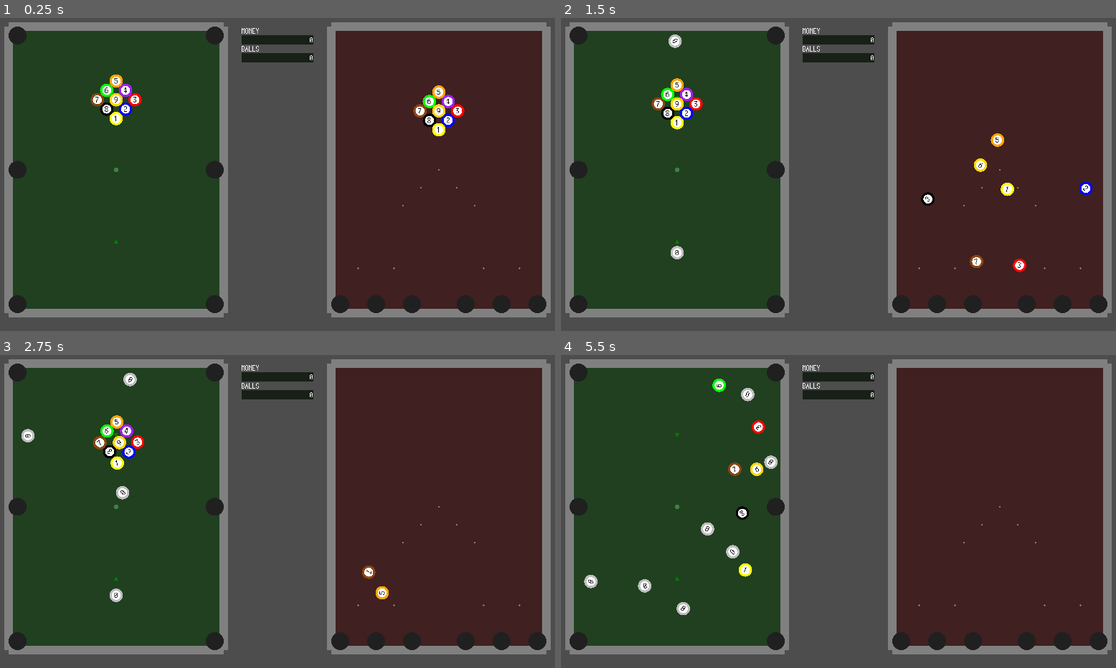
Above: before the commit, frames 1-4 (two rows, left to right).
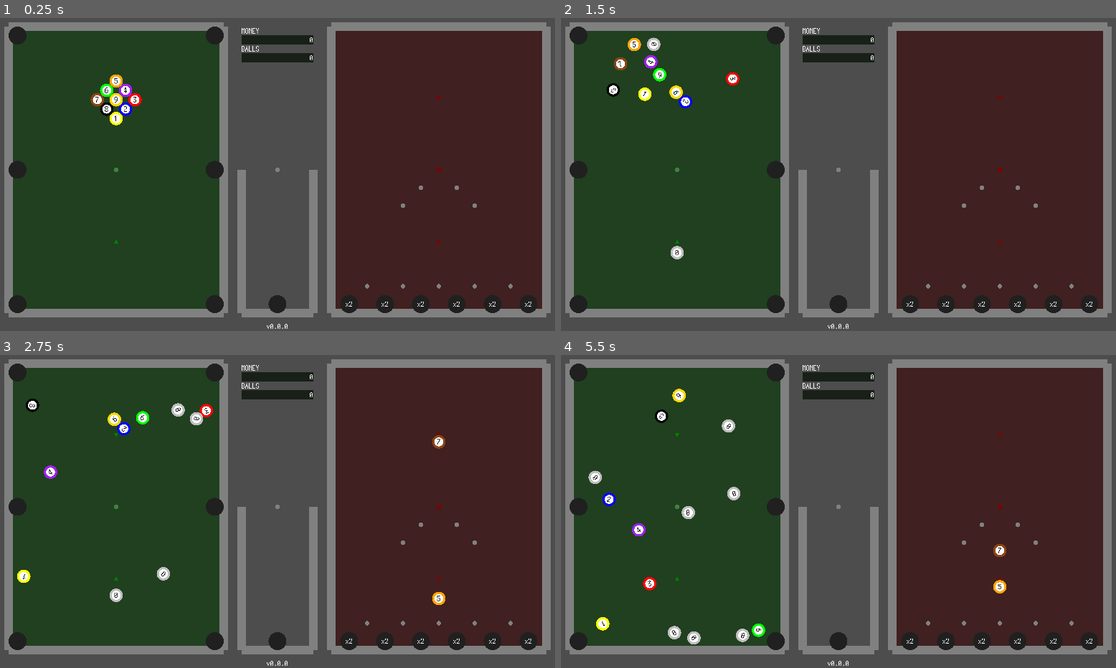
Above: after the commit, the same moments.

Repository: kamikoloss/gamball
Game: Godot game, scene res://scenes/main.tscn
Same seed, same stepped clock (60 frames per second), same inputs: the game is played once before the commit and once after it.
Inputs:
- Up to frame 1 (0.25 s): no input
- Up to frame 2 (1.5 s): tap Enter at 0.5, 0.6 s; tap Space at 0.77, 0.8, 1.07, 1.35 s
- Up to frame 3 (2.75 s): tap Space at 1.52, 1.82, 2.3 s; tap Enter at 1.55, 2.1 s
- Up to frame 4 (5.5 s): tap Enter at 2.85, 4.35, 5.1 s; tap Space at 3.02, 3.32, 3.6, 3.77, 4.07, 4.52, 4.82, 5.3 s

The runs differ from the first frame. In frame 1, 3.8% of the frame differs, in the area x 42-99%, y 21-100%; in frame 2, 5.1%; in frame 3, 5.1%; in frame 4, 5.4%, in the area x 4-99%, y 7-100%.

Commit message:
Billiards の穴に落ちた Ball を Pachinko に出現させるようにした

Diff:
--- a/project.godot
+++ b/project.godot
@@ -23,7 +23,7 @@
 
 [global_group]
 
-pocket=""
+hole=""
 
 [rendering]
 
--- a/scenes/ball.tscn
+++ b/scenes/ball.tscn
@@ -12,10 +12,9 @@
 
 [sub_resource type="CircleShape2D" id="CircleShape2D_awq4m"]
 
-[node name="Ball" type="RigidBody2D" node_paths=PackedStringArray("_area", "_texture_rect", "_label")]
+[node name="Ball" type="RigidBody2D" node_paths=PackedStringArray("_texture_rect", "_label")]
 physics_material_override = SubResource("PhysicsMaterial_nh6hv")
 script = ExtResource("1_q12tn")
-_area = NodePath("Area2D")
 _texture_rect = NodePath("TextureRect")
 _label = NodePath("Label")
 
--- a/scenes/pocket.tscn
+++ b/scenes/hole.tscn
@@ -1,13 +1,17 @@
-[gd_scene load_steps=4 format=3 uid="uid://d0im3e50587p1"]
+[gd_scene load_steps=6 format=3 uid="uid://d0im3e50587p1"]
 
 [ext_resource type="Texture2D" uid="uid://68w2c4eh23er" path="res://images/base_circle.png" id="1_3kxer"]
+[ext_resource type="Script" path="res://scripts/hole.gd" id="1_226au"]
+[ext_resource type="FontFile" uid="uid://cddqcb7np26y8" path="res://themes/PixelMplus12-Regular.ttf" id="3_l76vn"]
 
 [sub_resource type="CircleShape2D" id="CircleShape2D_i0j7q"]
 
 [sub_resource type="CircleShape2D" id="CircleShape2D_okw7p"]
 
-[node name="Pocket" type="Area2D" groups=["pocket"]]
+[node name="Hole" type="Area2D" node_paths=PackedStringArray("_label") groups=["hole"]]
 scale = Vector2(2, 2)
+script = ExtResource("1_226au")
+_label = NodePath("Label")
 
 [node name="TextureRect" type="TextureRect" parent="."]
 self_modulate = Color(0.12549, 0.12549, 0.12549, 1)
@@ -25,6 +29,19 @@
 texture = ExtResource("1_3kxer")
 expand_mode = 1
 
+[node name="Label" type="Label" parent="."]
+offset_left = -40.0
+offset_top = -40.0
+offset_right = 40.0
+offset_bottom = 40.0
+scale = Vector2(0.125, 0.125)
+pivot_offset = Vector2(40, 40)
+theme_override_fonts/font = ExtResource("3_l76vn")
+theme_override_font_sizes/font_size = 64
+text = "x2"
+horizontal_alignment = 1
+vertical_alignment = 1
+
 [node name="CollisionShape2D" type="CollisionShape2D" parent="."]
 shape = SubResource("CircleShape2D_i0j7q")
 
--- a/scenes/main.tscn
+++ b/scenes/main.tscn
@@ -6,24 +6,27 @@
 [ext_resource type="Texture2D" uid="uid://dt3h4qyqg6tp6" path="res://images/base_triangle.png" id="2_k3p6f"]
 [ext_resource type="Texture2D" uid="uid://68w2c4eh23er" path="res://images/base_circle.png" id="2_svx0d"]
 [ext_resource type="PackedScene" uid="uid://0yg37qutkxad" path="res://scenes/ball.tscn" id="4_ldgjm"]
-[ext_resource type="PackedScene" uid="uid://d0im3e50587p1" path="res://scenes/pocket.tscn" id="6_wvfqf"]
+[ext_resource type="PackedScene" uid="uid://d0im3e50587p1" path="res://scenes/hole.tscn" id="6_wvfqf"]
 [ext_resource type="FontFile" uid="uid://cddqcb7np26y8" path="res://themes/PixelMplus12-Regular.ttf" id="7_yeeqd"]
+[ext_resource type="Script" path="res://scripts/pachinko.gd" id="8_sipkv"]
 [ext_resource type="PackedScene" uid="uid://dli5r028n6byb" path="res://scenes/nail.tscn" id="8_ywild"]
 
 [sub_resource type="RectangleShape2D" id="RectangleShape2D_uhuas"]
 
 [sub_resource type="RectangleShape2D" id="RectangleShape2D_fi0lo"]
 
-[node name="Main" type="Node" node_paths=PackedStringArray("_money_label", "_balls_label")]
+[node name="Main" type="Node" node_paths=PackedStringArray("_billiards", "_pachinko", "_balls", "_money_label", "_balls_label")]
 script = ExtResource("1_h2e4g")
+_ball_scene = ExtResource("4_ldgjm")
+_billiards = NodePath("Billiards")
+_pachinko = NodePath("Pachinko")
+_balls = NodePath("Balls")
 _money_label = NodePath("UI/Money")
 _balls_label = NodePath("UI/Balls")
 
-[node name="Billiards" type="Node2D" parent="." node_paths=PackedStringArray("_start_point", "_balls")]
+[node name="Billiards" type="Node2D" parent="." node_paths=PackedStringArray("_spawn_position")]
 script = ExtResource("2_5y3bg")
-_ball_scene = ExtResource("4_ldgjm")
-_start_point = NodePath("Points/TopPoint")
-_balls = NodePath("Balls")
+_spawn_position = NodePath("Points/BottomPoint")
 
 [node name="Board" type="Area2D" parent="Billiards"]
 position = Vector2(280, 360)
@@ -50,7 +53,8 @@
 [node name="Points" type="Node2D" parent="Billiards"]
 
 [node name="TopPoint" type="Node2D" parent="Billiards/Points"]
-position = Vector2(280, 520)
+position = Vector2(280, 200)
+rotation = -3.14159
 
 [node name="TextureRect" type="TextureRect" parent="Billiards/Points/TopPoint"]
 self_modulate = Color(0, 0.501961, 0, 1)
@@ -68,12 +72,11 @@
 texture = ExtResource("2_k3p6f")
 expand_mode = 1
 
-[node name="BottomPoint" type="Node2D" parent="Billiards/Points"]
-position = Vector2(280, 200)
-rotation = 3.14159
-
-[node name="TextureRect" type="TextureRect" parent="Billiards/Points/BottomPoint"]
-self_modulate = Color(0, 0.501961, 0, 1)
+[node name="CenterPoint" type="Node2D" parent="Billiards/Points"]
+position = Vector2(280, 360)
+
+[node name="TextureRect" type="TextureRect" parent="Billiards/Points/CenterPoint"]
+self_modulate = Color(0.25098, 0.501961, 0.25098, 1)
 anchors_preset = 8
 anchor_left = 0.5
 anchor_top = 0.5
@@ -85,14 +88,14 @@
 offset_bottom = 5.0
 grow_horizontal = 2
 grow_vertical = 2
-texture = ExtResource("2_k3p6f")
-expand_mode = 1
-
-[node name="CenterPoint" type="Node2D" parent="Billiards/Points"]
-position = Vector2(280, 360)
-
-[node name="TextureRect" type="TextureRect" parent="Billiards/Points/CenterPoint"]
-self_modulate = Color(0.25098, 0.501961, 0.25098, 1)
+texture = ExtResource("2_svx0d")
+expand_mode = 1
+
+[node name="BottomPoint" type="Node2D" parent="Billiards/Points"]
+position = Vector2(280, 520)
+
+[node name="TextureRect" type="TextureRect" parent="Billiards/Points/BottomPoint"]
+self_modulate = Color(0, 0.501961, 0, 1)
 anchors_preset = 8
 anchor_left = 0.5
 anchor_top = 0.5
@@ -104,7 +107,7 @@
 offset_bottom = 5.0
 grow_horizontal = 2
 grow_vertical = 2
-texture = ExtResource("2_svx0d")
+texture = ExtResource("2_k3p6f")
 expand_mode = 1
 
 [node name="Walls" type="Node2D" parent="Billiards"]
@@ -198,65 +201,37 @@
 [node name="CollisionShape2D" type="CollisionShape2D" parent="Billiards/Walls/Wall4"]
 shape = SubResource("RectangleShape2D_fi0lo")
 
-[node name="Pockets" type="Node2D" parent="Billiards"]
-
-[node name="Pocket" parent="Billiards/Pockets" instance=ExtResource("6_wvfqf")]
+[node name="Holes" type="Node2D" parent="Billiards"]
+
+[node name="Hole" parent="Billiards/Holes" instance=ExtResource("6_wvfqf")]
 position = Vector2(60, 60)
-
-[node name="Pocket2" parent="Billiards/Pockets" instance=ExtResource("6_wvfqf")]
+hole_type = 0
+
+[node name="Hole2" parent="Billiards/Holes" instance=ExtResource("6_wvfqf")]
 position = Vector2(60, 360)
-
-[node name="Pocket3" parent="Billiards/Pockets" instance=ExtResource("6_wvfqf")]
+hole_type = 0
+
+[node name="Hole3" parent="Billiards/Holes" instance=ExtResource("6_wvfqf")]
 position = Vector2(60, 660)
-
-[node name="Pocket4" parent="Billiards/Pockets" instance=ExtResource("6_wvfqf")]
+hole_type = 0
+
+[node name="Hole4" parent="Billiards/Holes" instance=ExtResource("6_wvfqf")]
 position = Vector2(500, 60)
-
-[node name="Pocket5" parent="Billiards/Pockets" instance=ExtResource("6_wvfqf")]
+hole_type = 0
+
+[node name="Hole5" parent="Billiards/Holes" instance=ExtResource("6_wvfqf")]
 position = Vector2(500, 360)
-
-[node name="Pocket6" parent="Billiards/Pockets" instance=ExtResource("6_wvfqf")]
+hole_type = 0
+
+[node name="Hole6" parent="Billiards/Holes" instance=ExtResource("6_wvfqf")]
 position = Vector2(500, 660)
-
-[node name="Balls" type="Node2D" parent="Billiards"]
-
-[node name="Ball" parent="Billiards/Balls" instance=ExtResource("4_ldgjm")]
-position = Vector2(280, 240)
-level = 1
-
-[node name="Ball2" parent="Billiards/Balls" instance=ExtResource("4_ldgjm")]
-position = Vector2(260, 220)
-level = 8
-
-[node name="Ball3" parent="Billiards/Balls" instance=ExtResource("4_ldgjm")]
-position = Vector2(300, 220)
-level = 2
-
-[node name="Ball4" parent="Billiards/Balls" instance=ExtResource("4_ldgjm")]
-position = Vector2(240, 200)
-level = 7
-
-[node name="Ball5" parent="Billiards/Balls" instance=ExtResource("4_ldgjm")]
-position = Vector2(280, 200)
-level = 9
-
-[node name="Ball6" parent="Billiards/Balls" instance=ExtResource("4_ldgjm")]
-position = Vector2(320, 200)
-level = 3
-
-[node name="Ball7" parent="Billiards/Balls" instance=ExtResource("4_ldgjm")]
-position = Vector2(260, 180)
-level = 6
-
-[node name="Ball8" parent="Billiards/Balls" instance=ExtResource("4_ldgjm")]
-position = Vector2(300, 180)
-level = 4
-
-[node name="Ball9" parent="Billiards/Balls" instance=ExtResource("4_ldgjm")]
-position = Vector2(280, 160)
-level = 5
-
-[node name="Pachinko" type="Node2D" parent="."]
+hole_type = 0
+
+[node name="Pachinko" type="Node2D" parent="." node_paths=PackedStringArray("_spawn_position", "_balls")]
+script = ExtResource("8_sipkv")
+_ball_scene = ExtResource("4_ldgjm")
+_spawn_position = NodePath("Points/TopPoint")
+_balls = NodePath("../Balls")
 
 [node name="Board" type="Area2D" parent="Pachinko"]
 position = Vector2(280, 360)
@@ -279,6 +254,66 @@
 shape = SubResource("RectangleShape2D_uhuas")
 debug_color = Color(0, 0, 0, 0)
 
+[node name="Points" type="Node2D" parent="Pachinko"]
+
+[node name="TopPoint" type="Node2D" parent="Pachinko/Points"]
+position = Vector2(1000, 200)
+rotation = 3.14159
+
+[node name="TextureRect" type="TextureRect" parent="Pachinko/Points/TopPoint"]
+self_modulate = Color(0.501961, 0, 0, 1)
+anchors_preset = 8
+anchor_left = 0.5
+anchor_top = 0.5
+anchor_right = 0.5
+anchor_bottom = 0.5
+offset_left = -5.0
+offset_top = -5.0
+offset_right = 5.0
+offset_bottom = 5.0
+grow_horizontal = 2
+grow_vertical = 2
+texture = ExtResource("2_k3p6f")
+expand_mode = 1
+
+[node name="CenterPoint" type="Node2D" parent="Pachinko/Points"]
+position = Vector2(1000, 360)
+
+[node name="TextureRect" type="TextureRect" parent="Pachinko/Points/CenterPoint"]
+self_modulate = Color(0.501961, 0, 0, 1)
+anchors_preset = 8
+anchor_left = 0.5
+anchor_top = 0.5
+anchor_right = 0.5
+anchor_bottom = 0.5
+offset_left = -5.0
+offset_top = -5.0
+offset_right = 5.0
+offset_bottom = 5.0
+grow_horizontal = 2
+grow_vertical = 2
+texture = ExtResource("2_svx0d")
+expand_mode = 1
+
+[node name="BottomPoint" type="Node2D" parent="Pachinko/Points"]
+position = Vector2(1000, 520)
+
+[node name="TextureRect" type="TextureRect" parent="Pachinko/Points/BottomPoint"]
+self_modulate = Color(0.501961, 0, 0, 1)
+anchors_preset = 8
+anchor_left = 0.5
+anchor_top = 0.5
+anchor_right = 0.5
+anchor_bottom = 0.5
+offset_left = -5.0
+offset_top = -5.0
+offset_right = 5.0
+offset_bottom = 5.0
+grow_horizontal = 2
+grow_vertical = 2
+texture = ExtResource("2_k3p6f")
+expand_mode = 1
+
 [node name="Walls" type="Node2D" parent="Pachinko"]
 modulate = Color(0.501961, 0.501961, 0.501961, 1)
 
@@ -370,10 +405,42 @@
 [node name="CollisionShape2D" type="CollisionShape2D" parent="Pachinko/Walls/Wall4"]
 shape = SubResource("RectangleShape2D_fi0lo")
 
+[node name="Holes" type="Node2D" parent="Pachinko"]
+
+[node name="Hole" parent="Pachinko/Holes" instance=ExtResource("6_wvfqf")]
+position = Vector2(800, 660)
+hole_type = 1
+gain_ratio = 2
+
+[node name="Hole2" parent="Pachinko/Holes" instance=ExtResource("6_wvfqf")]
+position = Vector2(880, 660)
+hole_type = 1
+gain_ratio = 2
+
+[node name="Hole3" parent="Pachinko/Holes" instance=ExtResource("6_wvfqf")]
+position = Vector2(960, 660)
+hole_type = 1
+gain_ratio = 2
+
+[node name="Hole4" parent="Pachinko/Holes" instance=ExtResource("6_wvfqf")]
+position = Vector2(1040, 660)
+hole_type = 1
+gain_ratio = 2
+
+[node name="Hole5" parent="Pachinko/Holes" instance=ExtResource("6_wvfqf")]
+position = Vector2(1120, 660)
+hole_type = 1
+gain_ratio = 2
+
+[node name="Hole6" parent="Pachinko/Holes" instance=ExtResource("6_wvfqf")]
+position = Vector2(1200, 660)
+hole_type = 1
+gain_ratio = 2
+
 [node name="Nails" type="Node2D" parent="Pachinko"]
 
 [node name="Nail" parent="Pachinko/Nails" instance=ExtResource("8_ywild")]
-position = Vector2(1000, 360)
+position = Vector2(1000, 620)
 
 [node name="Nail2" parent="Pachinko/Nails" instance=ExtResource("8_ywild")]
 position = Vector2(960, 400)
@@ -388,73 +455,151 @@
 position = Vector2(1080, 440)
 
 [node name="Nail6" parent="Pachinko/Nails" instance=ExtResource("8_ywild")]
-position = Vector2(820, 580)
+position = Vector2(840, 620)
 
 [node name="Nail7" parent="Pachinko/Nails" instance=ExtResource("8_ywild")]
-position = Vector2(900, 580)
+position = Vector2(920, 620)
 
 [node name="Nail8" parent="Pachinko/Nails" instance=ExtResource("8_ywild")]
-position = Vector2(1100, 580)
+position = Vector2(1080, 620)
 
 [node name="Nail9" parent="Pachinko/Nails" instance=ExtResource("8_ywild")]
-position = Vector2(1180, 580)
-
-[node name="Pockets" type="Node2D" parent="Pachinko"]
-
-[node name="Pocket" parent="Pachinko/Pockets" instance=ExtResource("6_wvfqf")]
-position = Vector2(780, 660)
-
-[node name="Pocket2" parent="Pachinko/Pockets" instance=ExtResource("6_wvfqf")]
-position = Vector2(860, 660)
-
-[node name="Pocket3" parent="Pachinko/Pockets" instance=ExtResource("6_wvfqf")]
-position = Vector2(940, 660)
-
-[node name="Pocket4" parent="Pachinko/Pockets" instance=ExtResource("6_wvfqf")]
-position = Vector2(1060, 660)
-
-[node name="Pocket5" parent="Pachinko/Pockets" instance=ExtResource("6_wvfqf")]
-position = Vector2(1140, 660)
-
-[node name="Pocket6" parent="Pachinko/Pockets" instance=ExtResource("6_wvfqf")]
-position = Vector2(1220, 660)
-
-[node name="Balls" type="Node2D" parent="Pachinko"]
-
-[node name="Ball" parent="Pachinko/Balls" instance=ExtResource("4_ldgjm")]
-position = Vector2(1000, 240)
+position = Vector2(1160, 620)
+
+[node name="Stack" type="Node2D" parent="."]
+
+[node name="Walls" type="Node2D" parent="Stack"]
+modulate = Color(0.501961, 0.501961, 0.501961, 1)
+
+[node name="Wall2" type="StaticBody2D" parent="Stack/Walls"]
+position = Vector2(640, 680)
+scale = Vector2(8, 1)
+
+[node name="TextureRect" type="TextureRect" parent="Stack/Walls/Wall2"]
+anchors_preset = 8
+anchor_left = 0.5
+anchor_top = 0.5
+anchor_right = 0.5
+anchor_bottom = 0.5
+offset_left = -10.0
+offset_top = -10.0
+offset_right = 10.0
+offset_bottom = 10.0
+grow_horizontal = 2
+grow_vertical = 2
+texture = ExtResource("1_jd8wc")
+expand_mode = 1
+
+[node name="CollisionShape2D" type="CollisionShape2D" parent="Stack/Walls/Wall2"]
+shape = SubResource("RectangleShape2D_fi0lo")
+
+[node name="Wall3" type="StaticBody2D" parent="Stack/Walls"]
+position = Vector2(560, 520)
+scale = Vector2(1, 16)
+
+[node name="TextureRect" type="TextureRect" parent="Stack/Walls/Wall3"]
+anchors_preset = 8
+anchor_left = 0.5
+anchor_top = 0.5
+anchor_right = 0.5
+anchor_bottom = 0.5
+offset_left = -10.0
+offset_top = -10.0
+offset_right = 10.0
+offset_bottom = 10.0
+grow_horizontal = 2
+grow_vertical = 2
+texture = ExtResource("1_jd8wc")
+expand_mode = 1
+
+[node name="CollisionShape2D" type="CollisionShape2D" parent="Stack/Walls/Wall3"]
+shape = SubResource("RectangleShape2D_fi0lo")
+
+[node name="Wall4" type="StaticBody2D" parent="Stack/Walls"]
+position = Vector2(720, 520)
+scale = Vector2(1, 16)
+
+[node name="TextureRect" type="TextureRect" parent="Stack/Walls/Wall4"]
+anchors_preset = 8
+anchor_left = 0.5
+anchor_top = 0.5
+anchor_right = 0.5
+anchor_bottom = 0.5
+offset_left = -10.0
+offset_top = -10.0
+offset_right = 10.0
+offset_bottom = 10.0
+grow_horizontal = 2
+grow_vertical = 2
+texture = ExtResource("1_jd8wc")
+expand_mode = 1
+
+[node name="CollisionShape2D" type="CollisionShape2D" parent="Stack/Walls/Wall4"]
+shape = SubResource("RectangleShape2D_fi0lo")
+
+[node name="Points" type="Node2D" parent="Stack"]
+
+[node name="CenterPoint" type="Node2D" parent="Stack/Points"]
+position = Vector2(640, 360)
+
+[node name="TextureRect" type="TextureRect" parent="Stack/Points/CenterPoint"]
+self_modulate = Color(0.501961, 0.501961, 0.501961, 1)
+anchors_preset = 8
+anchor_left = 0.5
+anchor_top = 0.5
+anchor_right = 0.5
+anchor_bottom = 0.5
+offset_left = -5.0
+offset_top = -5.0
+offset_right = 5.0
+offset_bottom = 5.0
+grow_horizontal = 2
+grow_vertical = 2
+texture = ExtResource("2_svx0d")
+expand_mode = 1
+
+[node name="Holes" type="Node2D" parent="Stack"]
+
+[node name="Hole" parent="Stack/Holes" instance=ExtResource("6_wvfqf")]
+position = Vector2(640, 660)
+hole_type = 2
+
+[node name="Balls" type="Node2D" parent="."]
+
+[node name="Ball" parent="Balls" instance=ExtResource("4_ldgjm")]
+position = Vector2(280, 240)
 level = 1
 
-[node name="Ball2" parent="Pachinko/Balls" instance=ExtResource("4_ldgjm")]
-position = Vector2(980, 220)
+[node name="Ball2" parent="Balls" instance=ExtResource("4_ldgjm")]
+position = Vector2(260, 220)
 level = 8
 
-[node name="Ball3" parent="Pachinko/Balls" instance=ExtResource("4_ldgjm")]
-position = Vector2(1020, 220)
+[node name="Ball3" parent="Balls" instance=ExtResource("4_ldgjm")]
+position = Vector2(300, 220)
 level = 2
 
-[node name="Ball4" parent="Pachinko/Balls" instance=ExtResource("4_ldgjm")]
-position = Vector2(960, 200)
+[node name="Ball4" parent="Balls" instance=ExtResource("4_ldgjm")]
+position = Vector2(240, 200)
 level = 7
 
-[node name="Ball5" parent="Pachinko/Balls" instance=ExtResource("4_ldgjm")]
-position = Vector2(1000, 200)
+[node name="Ball5" parent="Balls" instance=ExtResource("4_ldgjm")]
+position = Vector2(280, 200)
 level = 9
 
-[node name="Ball6" parent="Pachinko/Balls" instance=ExtResource("4_ldgjm")]
-position = Vector2(1040, 200)
+[node name="Ball6" parent="Balls" instance=ExtResource("4_ldgjm")]
+position = Vector2(320, 200)
 level = 3
 
-[node name="Ball7" parent="Pachinko/Balls" instance=ExtResource("4_ldgjm")]
-position = Vector2(980, 180)
+[node name="Ball7" parent="Balls" instance=ExtResource("4_ldgjm")]
+position = Vector2(260, 180)
 level = 6
 
-[node name="Ball8" parent="Pachinko/Balls" instance=ExtResource("4_ldgjm")]
-position = Vector2(1020, 180)
+[node name="Ball8" parent="Balls" instance=ExtResource("4_ldgjm")]
+position = Vector2(300, 180)
 level = 4
 
-[node name="Ball9" parent="Pachinko/Balls" instance=ExtResource("4_ldgjm")]
-position = Vector2(1000, 160)
+[node name="Ball9" parent="Balls" instance=ExtResource("4_ldgjm")]
+position = Vector2(280, 160)
 level = 5
 
 [node name="UI" type="Control" parent="."]
@@ -532,3 +677,17 @@
 text = "999999999999"
 horizontal_alignment = 2
 vertical_alignment = 1
+
+[node name="Version" type="Label" parent="UI"]
+layout_mode = 0
+offset_left = 560.0
+offset_top = 700.0
+offset_right = 1200.0
+offset_bottom = 780.0
+scale = Vector2(0.25, 0.25)
+theme_override_fonts/font = ExtResource("7_yeeqd")
+theme_override_font_sizes/font_size = 64
+text = "v0.0.0
+"
+horizontal_alignment = 1
+vertical_alignment = 1
--- a/scenes/nail.tscn
+++ b/scenes/nail.tscn
@@ -16,7 +16,7 @@
 offset_top = -10.0
 offset_right = 10.0
 offset_bottom = 10.0
-scale = Vector2(0.2, 0.2)
+scale = Vector2(0.5, 0.5)
 pivot_offset = Vector2(10, 10)
 texture = ExtResource("1_4gqon")
 expand_mode = 1
--- a/scripts/ball.gd
+++ b/scripts/ball.gd
@@ -13,13 +13,11 @@
 
 @export var level: int = 0
 
-@export var _area: Area2D
 @export var _texture_rect: TextureRect
 @export var _label: Label
 
 
 func _ready() -> void:
-	_area.area_entered.connect(_on_area_entered)
 	_init_view()
 
 
@@ -27,9 +25,3 @@
 func _init_view() -> void:
 	_texture_rect.self_modulate = BALL_COLORS[level]
 	_label.text = str(level)
-
-
-func _on_area_entered(area: Area2D) -> void:
-	if area.is_in_group("pocket"):
-		print("[Ball] entered to pocket.")
-		queue_free()
--- a/scripts/billiards.gd
+++ b/scripts/billiards.gd
@@ -2,34 +2,18 @@
 extends Node2D
 
 
-@export var _ball_scene: PackedScene
-
-@export var _start_point: Node2D
-@export var _balls: Node2D
+@export var _spawn_position: Node2D
 
 
 var _current_ball: RigidBody2D
 
 
-func _input(event: InputEvent) -> void:
-	if event is InputEventKey and event.is_pressed():
-		match event.keycode:
-			KEY_ENTER:
-				_spawn_ball()
-			KEY_SPACE:
-				_shoot_ball()
-
-
-func _spawn_ball() -> void:
-	var ball: RigidBody2D = _ball_scene.instantiate()
-	ball.position = _start_point.position
-	_balls.add_child(ball)
+func spawn_ball(ball: Ball) -> void:
+	ball.position = _spawn_position.position
 	_current_ball = ball
 
 
-func _shoot_ball() -> void:
+func shoot_ball(implulse: Vector2) -> void:
 	if not _current_ball:
 		return
-	var force_x = randf_range(-1, 1) * 1000
-	var force_y = -1 * 1000
-	_current_ball.apply_impulse(Vector2(force_x, force_y))
+	_current_ball.apply_impulse(implulse)
--- /dev/null
+++ b/scripts/hole.gd
@@ -0,0 +1,40 @@
+class_name Hole
+extends Area2D
+
+
+# Ball が Hole に落ちたとき (Hole, Ball)
+signal ball_entered
+
+
+enum HoleType {
+	Billiards,
+	Pachinko,
+	Stack,
+	Lost,
+}
+
+
+@export var hole_type: HoleType = HoleType.Lost
+@export var gain_ratio: int = 0 # Pachinko 用の増加する倍率
+
+@export var _label: Label
+
+
+func _ready() -> void:
+	area_entered.connect(_on_area_entered)
+	_init_view()
+
+
+func _on_area_entered(area: Area2D) -> void:
+	var maybe_ball = area.get_parent()
+	if maybe_ball is Ball:
+		ball_entered.emit(self, maybe_ball)
+		maybe_ball.queue_free()
+
+
+# 自身の見た目を決定する
+func _init_view() -> void:
+	if hole_type == HoleType.Pachinko:
+		_label.text = "x%s" % [gain_ratio]
+	else:
+		_label.visible = false
--- a/scripts/main.gd
+++ b/scripts/main.gd
@@ -12,10 +12,62 @@
 		_balls_label.text = str(balls)
 
 
+# PackedScenes
+@export var _ball_scene: PackedScene
+# Nodes
+@export var _billiards: Billiards
+@export var _pachinko: Pachinko
+@export var _balls: Node2D
+# UI
 @export var _money_label: Label
 @export var _balls_label: Label
 
 
 func _ready() -> void:
+	# Label 用に初期化する
 	money = 0
 	balls = 0
+
+	# すべての Hole の signal に接続する
+	var holes = get_tree().get_nodes_in_group("hole")
+	for hole: Hole in holes:
+		hole.ball_entered.connect(_on_hole_ball_entered)
+
+
+func create_ball(level: int = 0) -> Ball:
+	var ball: RigidBody2D = _ball_scene.instantiate()
+	ball.level = level
+	_balls.add_child(ball)
+	return ball
+
+
+func _input(event: InputEvent) -> void:
+	if event is InputEventKey and event.is_pressed():
+		match event.keycode:
+			KEY_ENTER:
+				var ball = create_ball()
+				_billiards.spawn_ball(ball)
+			KEY_SPACE:
+				# debug
+				var force_x = randf_range(-1, 1) * 1000
+				var force_y = -1 * 1000
+				var impulse = Vector2(force_x, force_y)
+				_billiards.shoot_ball(impulse)
+
+
+# Ball が Hole に落ちたときの処理
+func _on_hole_ball_entered(hole: Hole, ball: Ball) -> void:
+	print("[Main] ball (%s) is entered to hole. (%s)" % [ball.level, hole.hole_type])
+
+	match hole.hole_type:
+		# Billiards の Hole に落ちたとき
+		Hole.HoleType.Billiards:
+			# Pachinko 上に出現させる
+			var new_ball = create_ball(ball.level)
+			_pachinko.spawn_ball(new_ball)
+		# Pachinko の Hole に落ちたとき
+		Hole.HoleType.Pachinko:
+			pass
+		# 消失する Hole に落ちたとき: 何もしない
+		Hole.HoleType.Lost:
+			pass
--- /dev/null
+++ b/scripts/pachinko.gd
@@ -0,0 +1,16 @@
+class_name Pachinko
+extends Node2D
+
+
+@export var _ball_scene: PackedScene
+
+@export var _spawn_position: Node2D
+@export var _balls: Node2D
+
+
+func _ready() -> void:
+	pass
+
+
+func spawn_ball(ball: Ball) -> void:
+	ball.position = _spawn_position.position
Not shown: 1 places in scenes/main.tscn that only renumber resources
